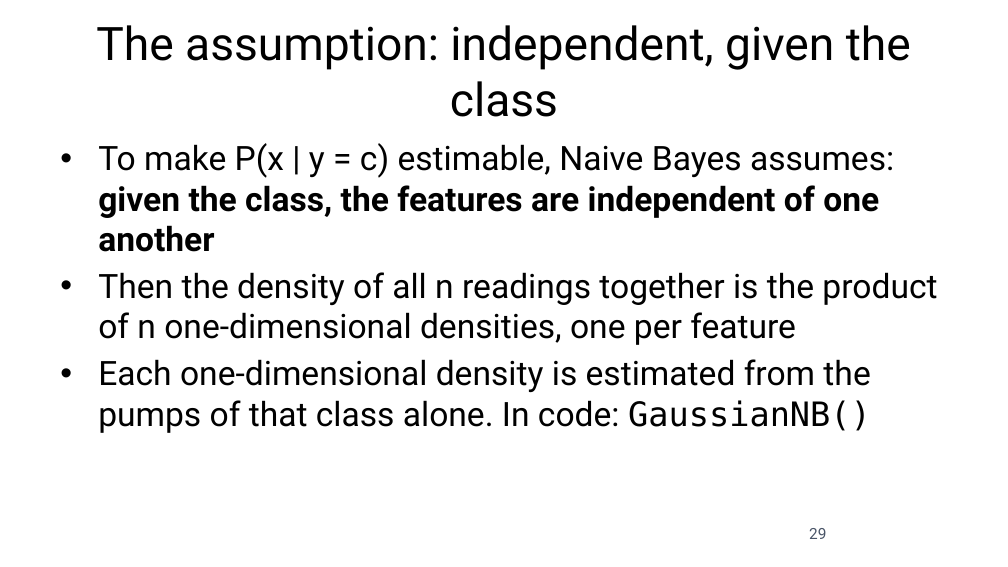
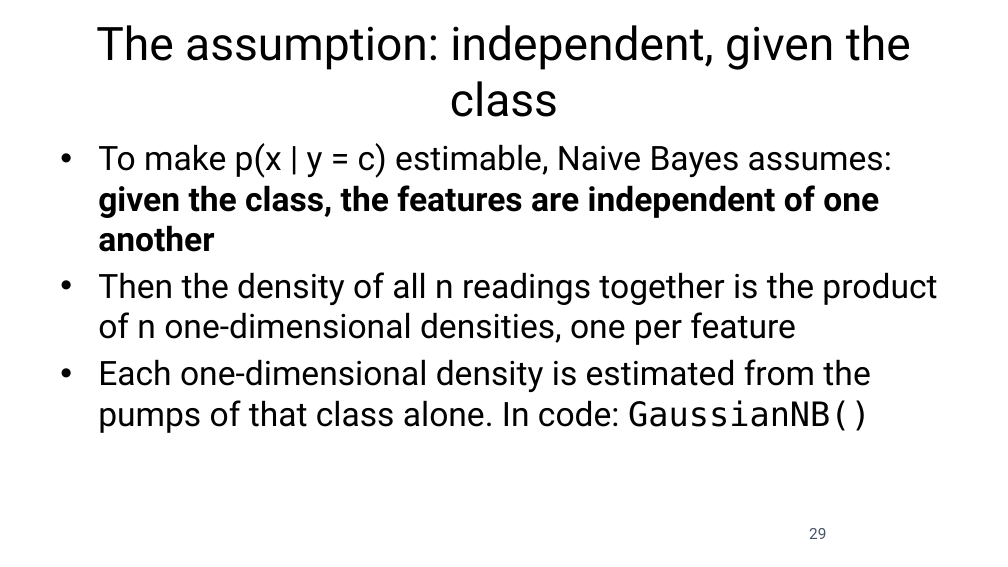
Before and after one commit to fabioantonini/technologies-for-artificial-intelligence, a slide deck: slide 29 of Lessons/06_knn_naive_bayes_svm/Slides/knn_naive_bayes_svm_slides.pptx. Drawn at 1008x567 pixels with LibreOffice and Linux fonts; fonts in the diff are those of the drawing; background and template pictures are left out. Boxes give left, top, right and bottom in pixels: in the first picture for what was removed or moved away, otherwise in the second. Text is boxed around its words. In the diff, an @@ line names an element or a change of style, - is before the commit and + after.

```diff
--- a/Lessons/06_knn_naive_bayes_svm/Slides/knn_naive_bayes_svm_slides.pptx
+++ b/Lessons/06_knn_naive_bayes_svm/Slides/knn_naive_bayes_svm_slides.pptx
@@ text at (98, 143, 892, 252): text changed @@
-• To make P(x | y = c) estimable, Naive Bayes assumes: given the class, the features are independent of one another
+• To make p(x | y = c) estimable, Naive Bayes assumes: given the class, the features are independent of one another
```
Also in this commit, not shown: 9 other slides changed, 24 other files.
